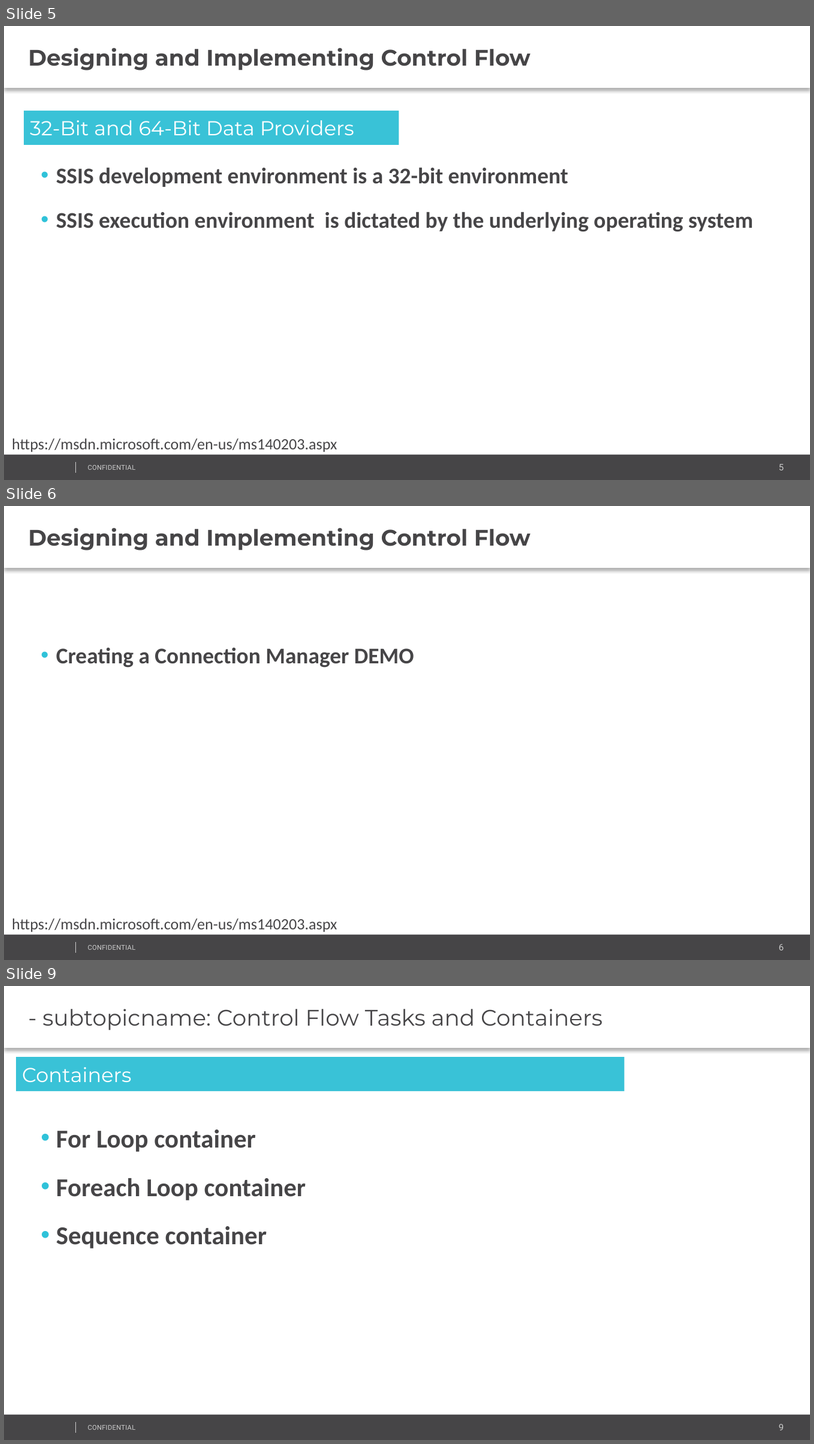
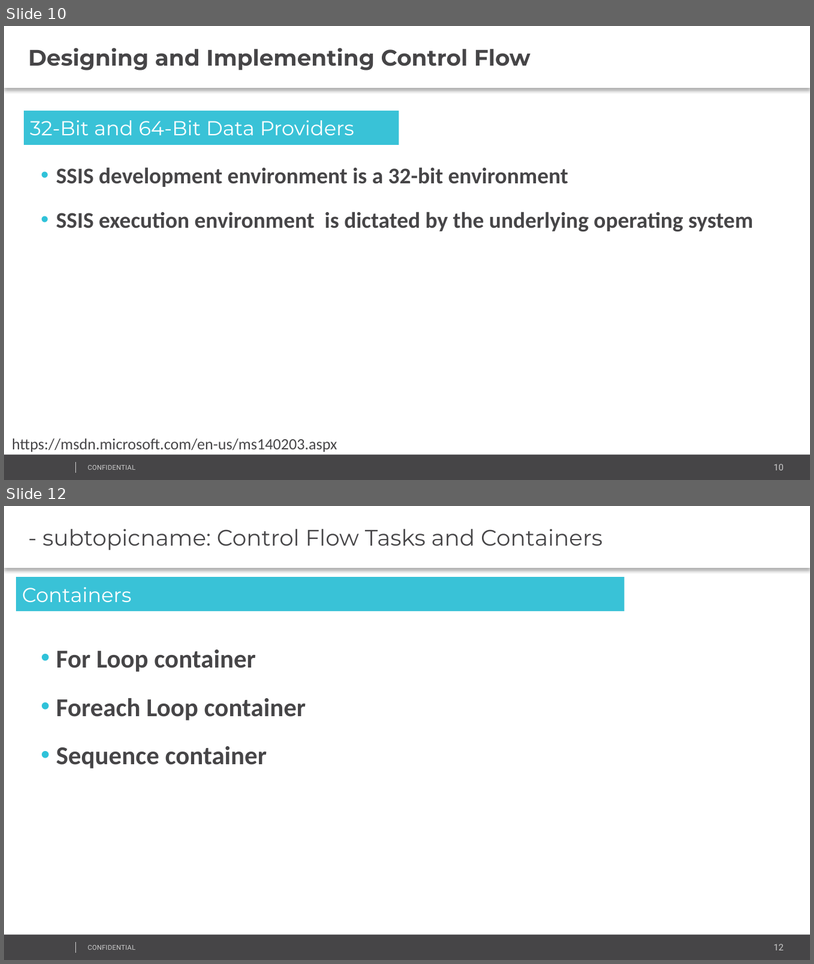
Before and after one commit to AndreyQC/MSBI.Lab, a slide deck: MSBI.Lecture.14/MSBI.Dev.S19E14.pptx. Shown one above the other, each under a label of ours: slides 5, 6 and 9 before the commit, slides 10 and 12 after it; the slides between them are not shown. The pictures are 814x1444 and 814x964 pixels, drawn with LibreOffice and Linux fonts; fonts in the diff are those of the drawing; background and template pictures are left out. Boxes give left, top, right and bottom in pixels: in the first picture for what was removed or moved away, otherwise in the second. Text is boxed around its words. In the diff, an @@ line names an element or a change of style, - is before the commit and + after.

```diff
--- a/MSBI.Lecture.14/MSBI.Dev.S19E14.pptx
+++ b/MSBI.Lecture.14/MSBI.Dev.S19E14.pptx
@@ slide 6 removed at box(4, 506, 810, 960), background #FFFFFF; not listed: 4 template elements that a slide beside it also shows @@
@@ text removed at box(4, 506, 810, 568) @@
-Designing and Implementing Control Flow
@@ text removed at box(56, 648, 414, 667) @@
-    • Creating a Connection Manager DEMO
@@ text removed at box(12, 918, 337, 931) @@
-https://msdn.microsoft.com/en-us/ms140203.aspx
@@ what was slide 5 is now slide 10 @@
@@ page number at box(774, 463, 784, 470): text changed @@
-5
+10
@@ what was slide 9 is now slide 12 @@
@@ page number at box(774, 943, 784, 950): text changed @@
-9
+12
```
Also in this commit, not shown: 1 slide changed, 10 slides added, 4 other slides removed, 1 other file.
